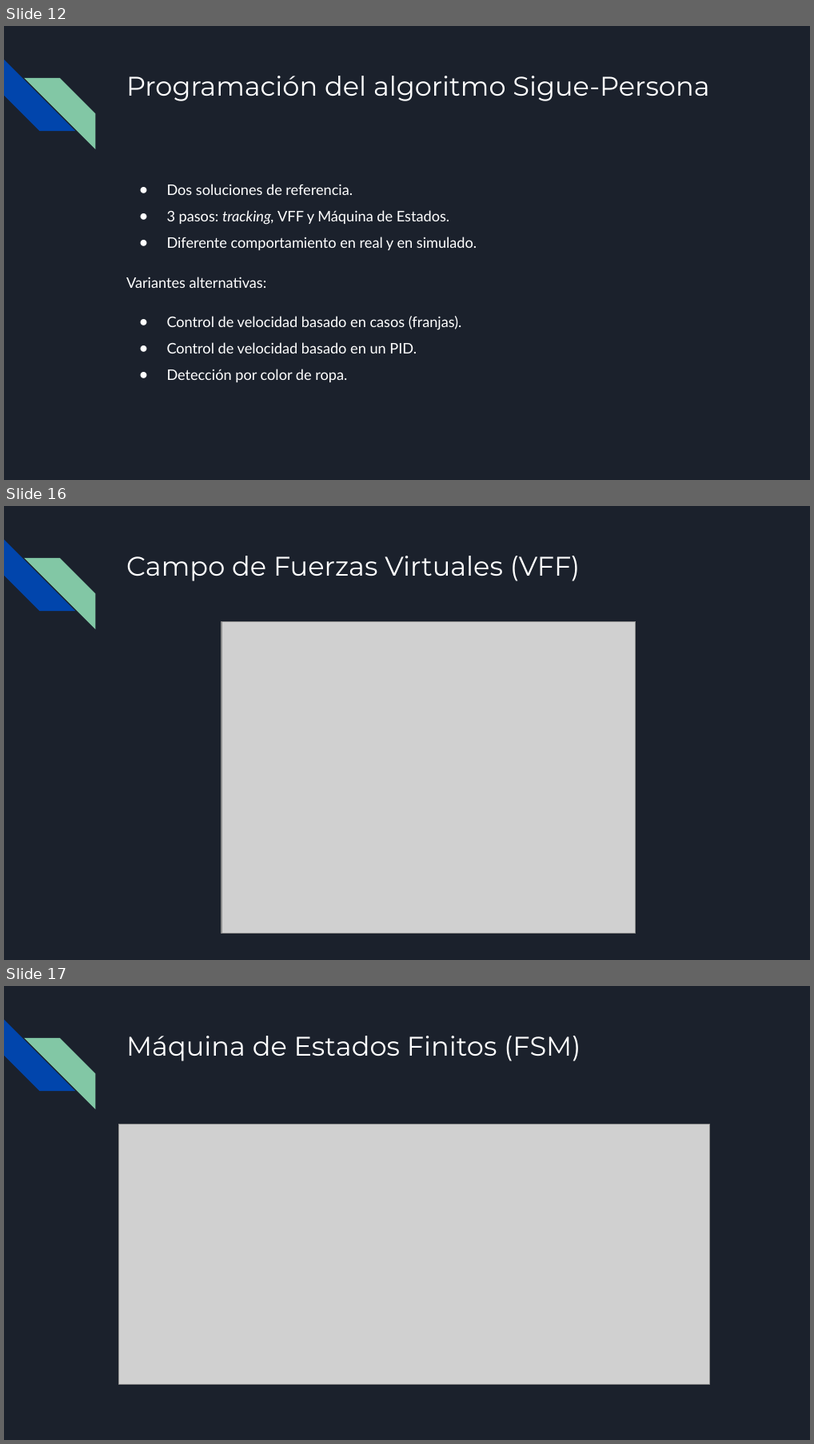
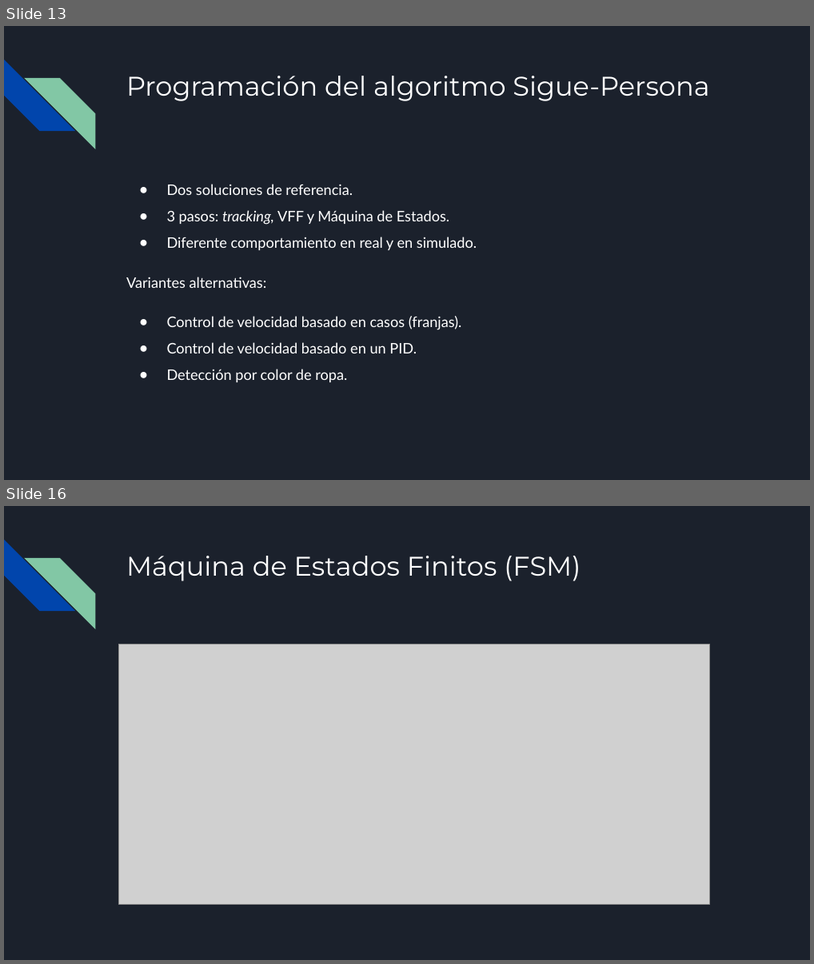
Before and after one commit to RoboticsLabURJC/2021-tfg-carlos-caminero, a slide deck: presentacion/presentacion.pptx. Shown one above the other, each under a label of ours: slides 12, 16 and 17 before the commit, slides 13 and 16 after it; the slides between them are not shown. The pictures are 814x1444 and 814x964 pixels, drawn with LibreOffice and Linux fonts; fonts in the diff are those of the drawing; grey boxes stand for pictures. Boxes give left, top, right and bottom in pixels: in the first picture for what was removed or moved away, otherwise in the second. Text is boxed around its words. In the diff, an @@ line names an element or a change of style, - is before the commit and + after.

```diff
--- a/presentacion/presentacion.pptx
+++ b/presentacion/presentacion.pptx
@@ slide 16 removed at (x1=4, y1=506, x2=810, y2=960), background #1B212C; not listed: 2 template elements that a slide beside it also shows @@
@@ title removed at (x1=126, y1=556, x2=580, y2=581) @@
-Campo de Fuerzas Virtuales (VFF)
@@ picture removed at (x1=222, y1=621, x2=636, y2=932) @@
@@ what was slide 12 is now slide 13 @@
@@ what was slide 17 is now slide 16 @@
```
Also in this commit, not shown: 4 slides changed, 1 slide added, 1 other slide removed, 1 other file.
